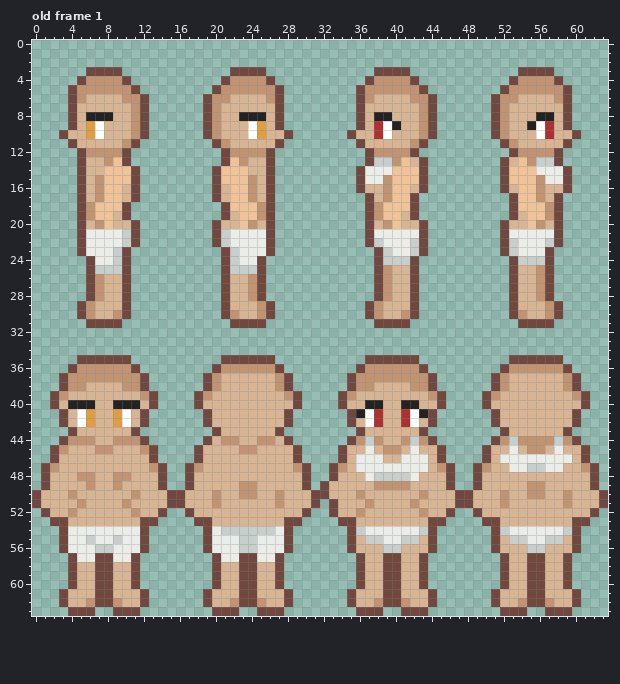
Pixel-art file -- Aseprite/BTCharacter1.aseprite. Above is the file before it was changed.
64x64 pixels, 2 frames. Shown: old frame 1. The commit also changed other frames, which this record leaves out.
After:
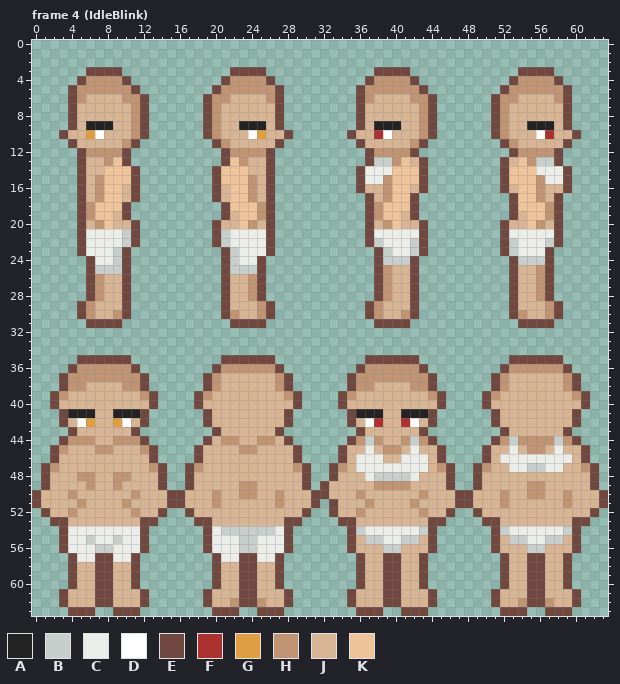
Palette (. is transparent): A #232323  B #c7cfcc  C #ebede9  D #ffffff  E #70483f  F #ac3232  G #de9e41  H #c09473  J #d7b594  K #eec39a
A new or re-ordered frame is compared with the old frame closest to it.
Edits made:
frames 2 -> 11
layer "Flattened" added
layer "Layer" removed
Changed rows in their new state; - is an unchanged pixel.
Frame 4 (IdleBlink) is new; against old frame 1, layer "Flattened":
first column x 6:
 8 JJJ--------------JJJ------------JJ----------------JJ
 9 AAA--------------AAA------------AA----------------AA
first column x 4:
40 JJJ--JJJ-------------------------JJ--JJ
41 AAA--AAA-------------------------AA--AA
first column x 6:
62 J--J----------------------------J--J
